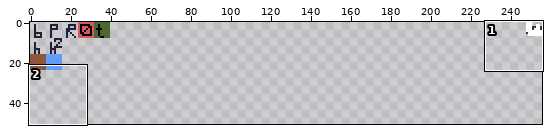
Two versions of one pixel-art file, assets/img/spritesheet.aseprite. The first picture is a wide view before the edit; the outline marks the close-up.
Close-up. First the earlier version:
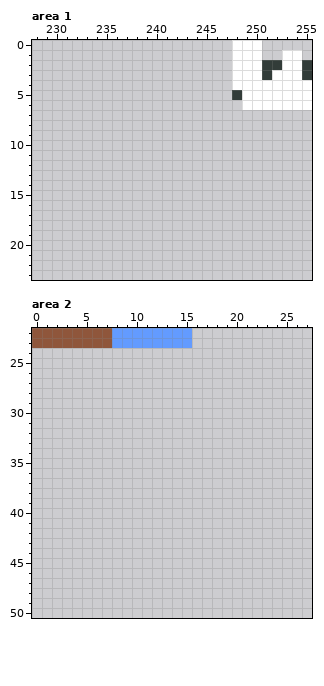
256x256 pixels, 1 frame. Shown: area 1: x 228..255, y 0..23; area 2: x 0..27, y 22..50. The wide view leaves out empty margins.
The same view after the edit:
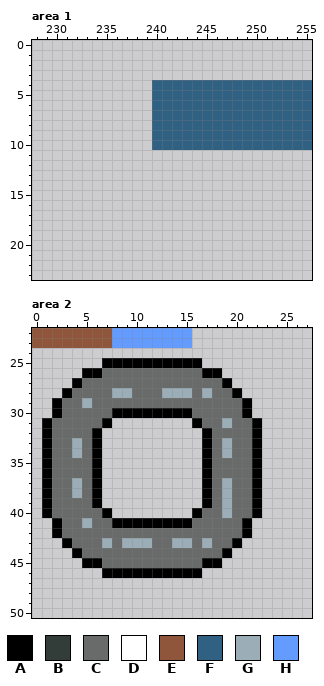
Palette (. is transparent): A #000000  B #323c39  C #696a6a  D #ffffff  E #8f563b  F #306082  G #9badb7  H #639bff
Log entry: Renewed tiles
Difference:
{"where": "area 1"}
{"y":0,"x":248,"old":"DDD","new":"..."}
{"y":1,"x":248,"old":"DDD","new":"..."}
{"y":1,"x":253,"old":"DD","new":".."}
{"y":2,"x":248,"old":"DDDBBDDB","new":"........"}
{"y":3,"x":248,"old":"DDDBDDDB","new":"........"}
{"y":4,"x":240,"old":"........DDDDDDDD","new":"FFFFFFFFFFFFFFFF"}
{"y":5,"x":240,"old":"........BDDDDDDD","new":"FFFFFFFFFFFFFFFF"}
{"y":6,"x":240,"old":".........DDDDDDD","new":"FFFFFFFFFFFFFFFF"}
{"y":7,"x":240,"old":"................","new":"FFFFFFFFFFFFFFFF"}
{"y":8,"x":240,"old":"................","new":"FFFFFFFFFFFFFFFF"}
{"y":9,"x":240,"old":"................","new":"FFFFFFFFFFFFFFFF"}
{"y":10,"x":240,"old":"................","new":"FFFFFFFFFFFFFFFF"}
{"where": "area 2"}
{"y":25,"x":7,"old":"..........","new":"AAAAAAAAAA"}
{"y":26,"x":5,"old":"..............","new":"AACCCCCCCCCCAA"}
{"y":27,"x":4,"old":"................","new":"ACCCCCCCCCCCCCCA"}
{"y":28,"x":3,"old":"..................","new":"ACCCCGGCCCGGGCGCCA"}
{"y":29,"x":2,"old":"....................","new":"ACCGCCCCCCCCCCCCCCCA"}
{"y":30,"x":2,"old":"....................","new":"ACCCCCAAAAAAAACCCCCA"}
{"y":31,"x":1,"old":".......","new":"ACCCCCA"}
{"y":31,"x":16,"old":".......","new":"ACCGCCA"}
{"y":32,"x":1,"old":"......","new":"ACCCCA"}
{"y":32,"x":17,"old":"......","new":"ACCCCA"}
{"y":33,"x":1,"old":"......","new":"ACCGCA"}
{"y":33,"x":17,"old":"......","new":"ACGCCA"}
{"y":34,"x":1,"old":"......","new":"ACCGCA"}
{"y":34,"x":17,"old":"......","new":"ACGCCA"}
{"y":35,"x":1,"old":"......","new":"ACCCCA"}
{"y":35,"x":17,"old":"......","new":"ACCCCA"}
{"y":36,"x":1,"old":"......","new":"ACCCCA"}
{"y":36,"x":17,"old":"......","new":"ACCCCA"}
{"y":37,"x":1,"old":"......","new":"ACCGCA"}
{"y":37,"x":17,"old":"......","new":"ACGCCA"}
{"y":38,"x":1,"old":"......","new":"ACCGCA"}
{"y":38,"x":17,"old":"......","new":"ACGCCA"}
{"y":39,"x":1,"old":"......","new":"ACCCCA"}
{"y":39,"x":17,"old":"......","new":"ACGCCA"}
{"y":40,"x":1,"old":".......","new":"ACCCCCA"}
{"y":40,"x":16,"old":".......","new":"ACCGCCA"}
{"y":41,"x":2,"old":"....................","new":"ACCGCCAAAAAAAACCCCCA"}
{"y":42,"x":2,"old":"....................","new":"ACCCCCCCCCCCCCCCCCCA"}
{"y":43,"x":3,"old":"..................","new":"ACCCGCGGGCCGGCGCCA"}
{"y":44,"x":4,"old":"................","new":"ACCCCCCCCCCCCCCA"}
{"y":45,"x":5,"old":"..............","new":"AACCCCCCCCCCAA"}
{"y":46,"x":7,"old":"..........","new":"AAAAAAAAAA"}
{"label":"changed","picture_box":[152,40,312,150]}
{"label":"added","picture_box":[42,358,262,578]}
